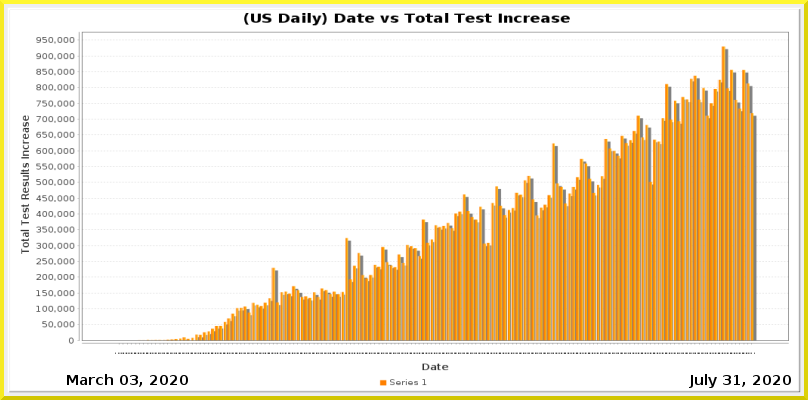
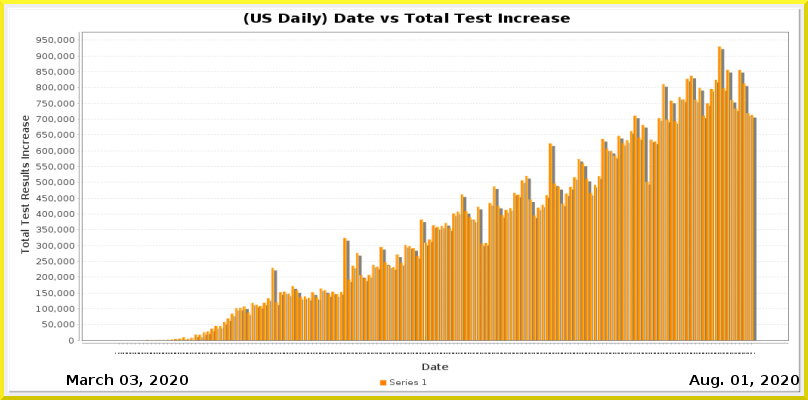
Revision of a layered 808×400 image; what changed, layer by layer:
painted on "Current Date" over 689, 374, 799, 388
painted on "Date_vs_TestIncrease.png" over 127, 46, 757, 354
